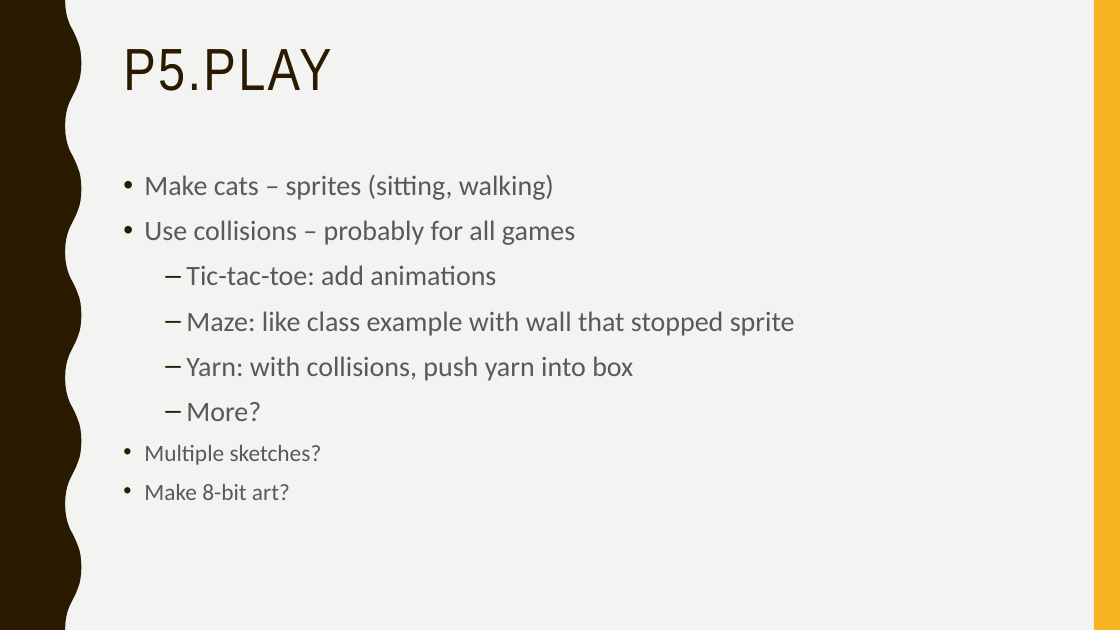
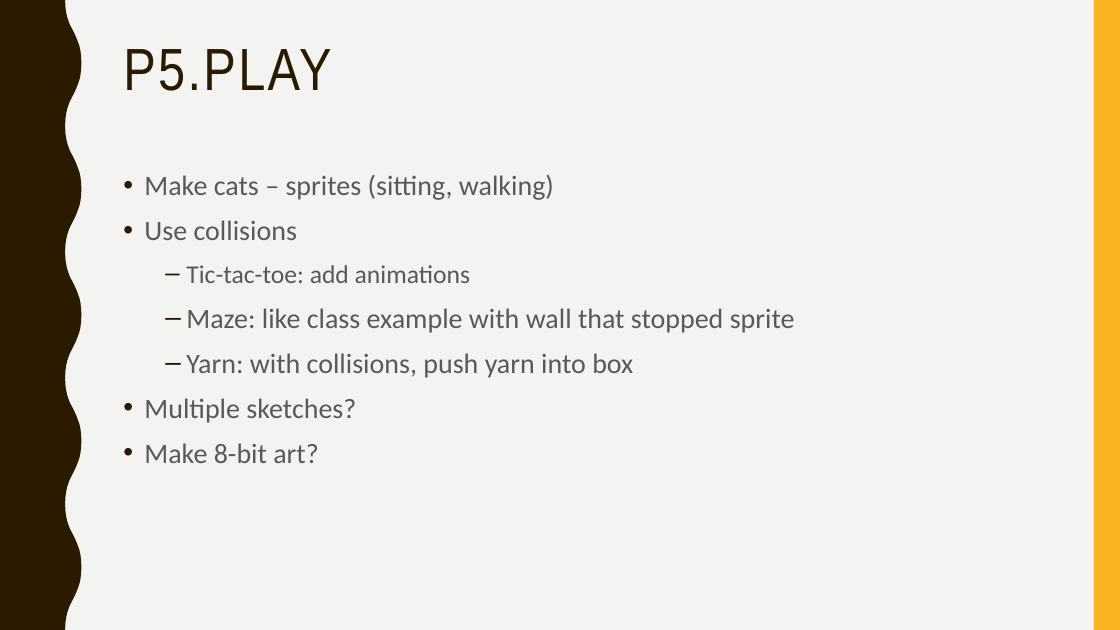
Before and after one commit to hannawollin/CIM440, a slide deck: slide 3 of CC440.pptx. Drawn at 1120x630 pixels with LibreOffice and Linux fonts; fonts in the diff are those of the drawing. Boxes give left, top, right and bottom in pixels: in the first picture for what was removed or moved away, otherwise in the second. Text is boxed around its words. In the diff, an @@ line names an element or a change of style, - is before the commit and + after.

```diff
--- a/CC440.pptx
+++ b/CC440.pptx
@@ text at [144, 220, 297, 240]: text changed @@
-• Use collisions – probably for all games
+• Use collisions
@@ text at [144, 265, 470, 463]: size 24 to 22 pt in "Tic-tac-toe: add animations"; size 20 to 24 pt in "Multiple sketches?", "Make 8-bit art?" @@
@@ text at [186, 402, 261, 421]: paragraph removed @@
-  – More?
```
Also in this commit, not shown: 1 other slide changed, 10 other files.
